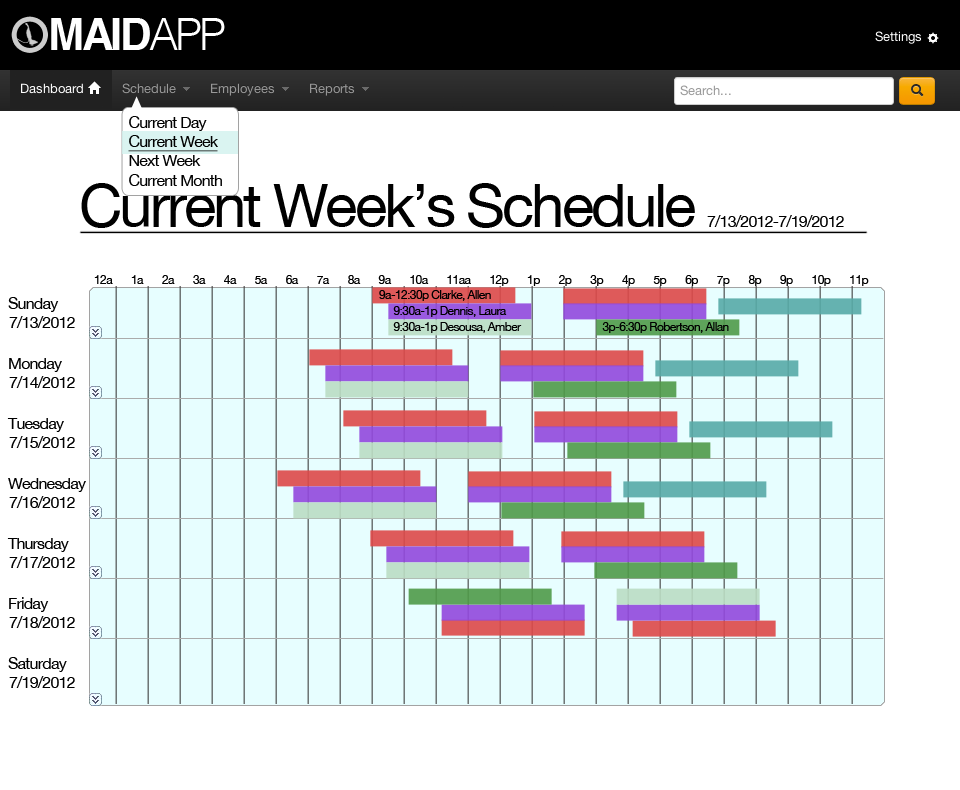
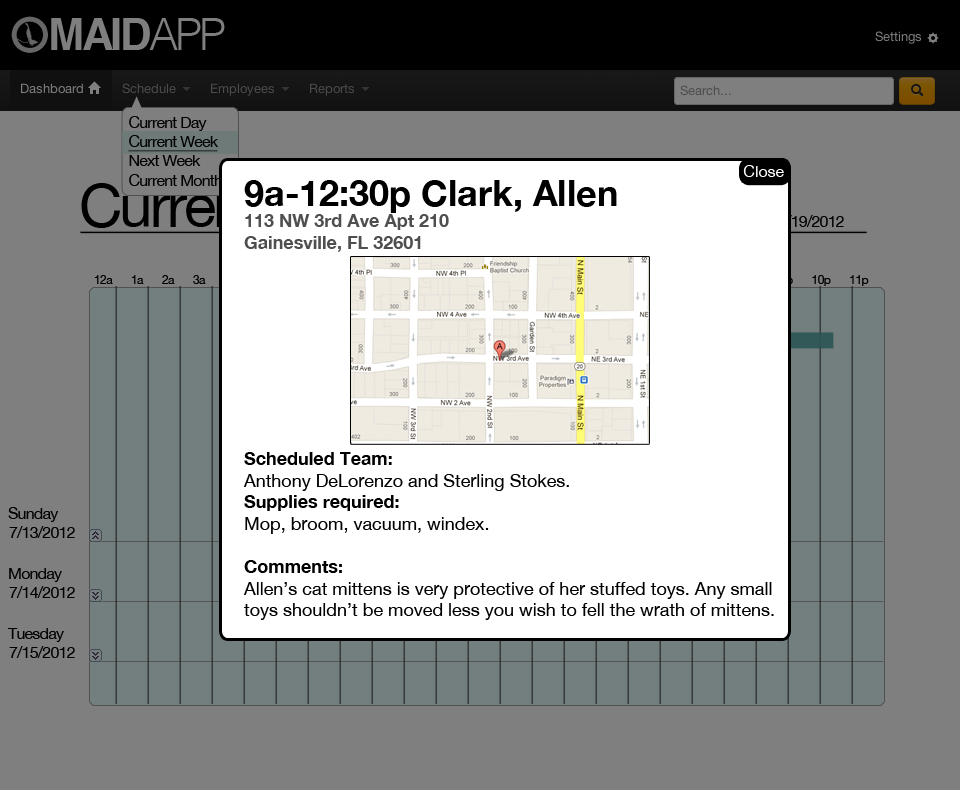
Before/after of a 960px x 790px layered artwork. What changed in the layer stack:
showed group "modal" (6 layers) over box(0, 16, 960, 790)
showed group "expanded daily view" (7 layers) over box(7, 286, 884, 704)
hid group "Template" (6 layers) over box(7, 286, 884, 706)
